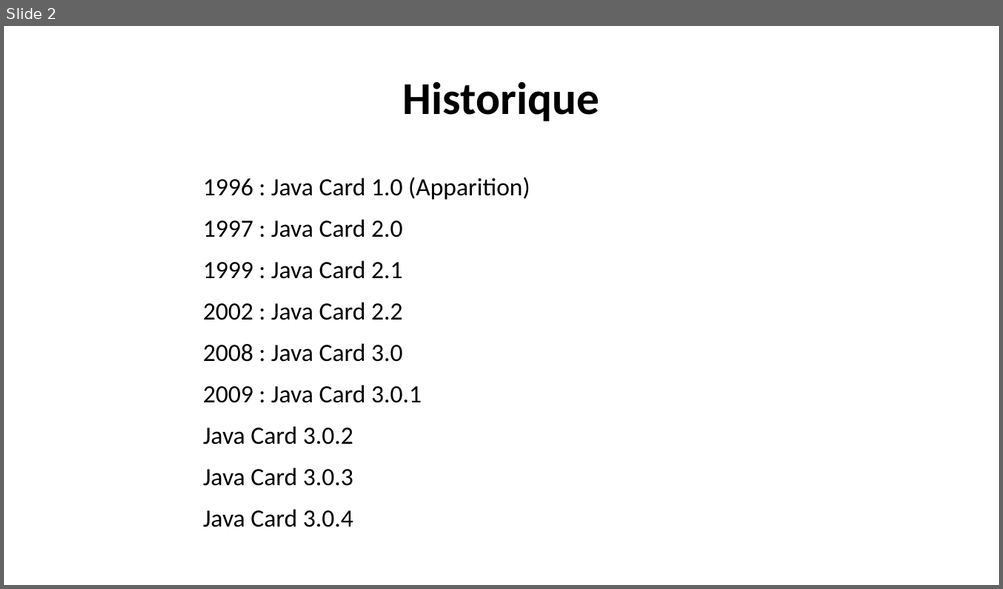
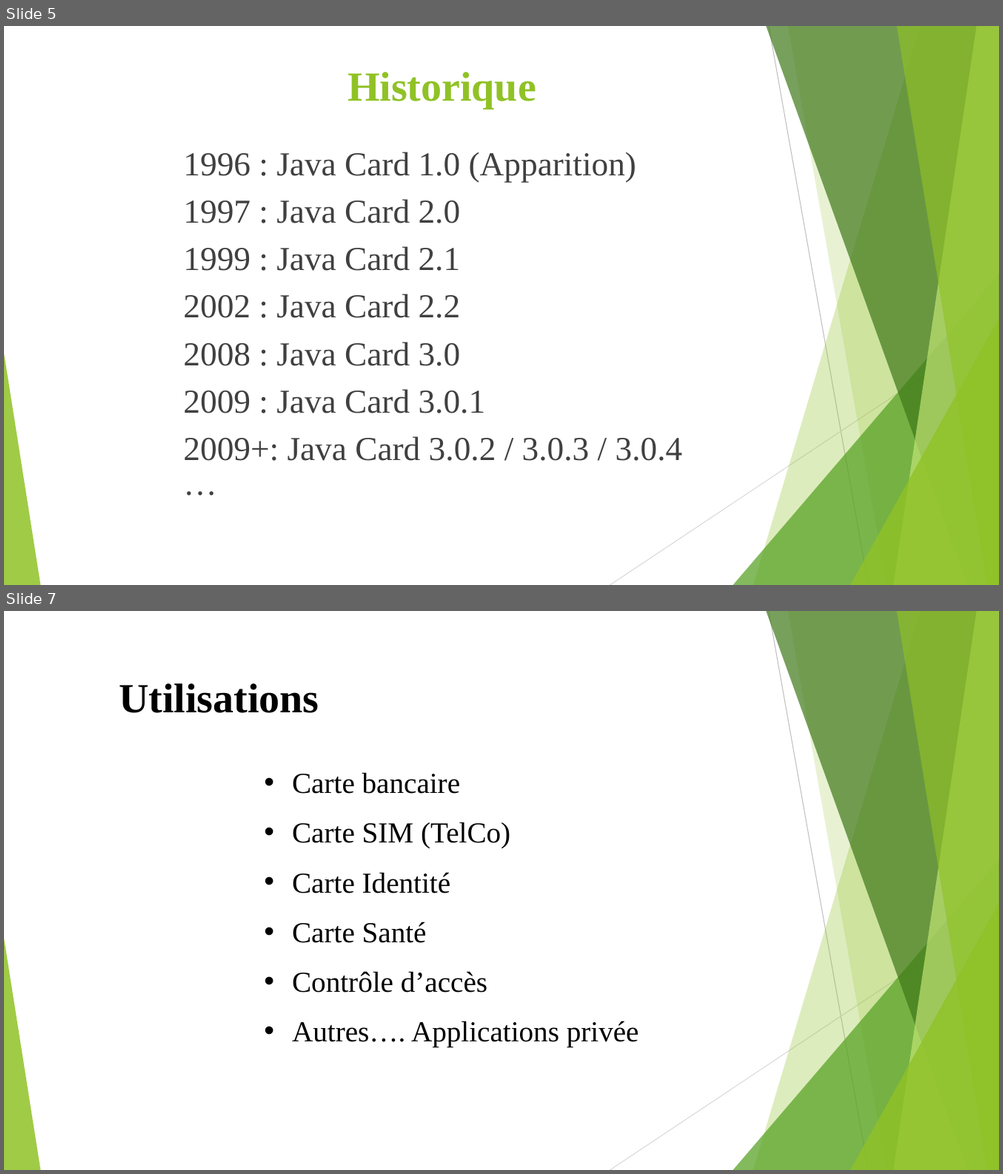
Before and after one commit to ElieKassis/Java-Card, a slide deck: Java.pptx. Shown one above the other, each under a label of ours: slide 2 before the commit, slides 5 and 7 after it; the slides between them are not shown. The pictures are 1003x589 and 1003x1174 pixels, drawn with LibreOffice and Linux fonts; fonts in the diff are those of the drawing. Boxes give left, top, right and bottom in pixels: in the first picture for what was removed or moved away, otherwise in the second. Text is boxed around its words. In the diff, an @@ line names an element or a change of style, - is before the commit and + after.

```diff
--- a/Java.pptx
+++ b/Java.pptx
@@ slide 7 added at [4,611,999,1170], background #FFFFFF; not listed: 10 template elements that a slide beside it also shows @@
@@ text added at [119,684,318,713], 40 pt, text #000000, bold @@
+Utilisations
@@ text added at [292,772,639,1048], 28 pt, text #000000 @@
+• Carte bancaire
+• Carte SIM (TelCo)
+• Carte Identité
+• Carte Santé
+• Contrôle d’accès
+• Autres…. Applications privée
@@ what was slide 2 is now slide 5 @@
@@ slide 5 changed as well @@
@@ title "Historique": place and size @@
-title "Historique" at [403,82,600,121]
+title "Historique" at [347,72,536,108]
@@ title "Historique" at [347,72,536,108]: size 44 to 40 pt, font Calibri to Times New Roman, text colour #000000 to #90C226; line spacing 0.9 to 1; vertical alignment middle to top @@
@@ text "1996 : Java Card 1.0 ...": place and size @@
-text "1996 : Java Card 1.0 ..." at [203,177,530,528]
+text "1996 : Java Card 1.0 ..." at [183,152,683,461]
@@ text at [183,152,637,414]: size 24 to 32.4 pt, font Calibri to Times New Roman, text colour #000000 to #404040 in "1996 : Java Card 1.0 (Apparition)", "1997 : Java Card 2.0", "1999 : Java Card 2.1", "2002 : Java Card 2.2" and 2 more places; line spacing 0.97 to 0.87 @@
@@ group added at [4,26,999,585]: 5 freeform shapes, 3 triangles, 2 lines @@
@@ text at [183,437,683,461]: text changed; size 24 to 32.4 pt; font Calibri to Times New Roman; text colour #000000 to #404040 @@
-Java Card 3.0.2
-Java Card 3.0.3
-Java Card 3.0.4
+2009+: Java Card 3.0.2 / 3.0.3 / 3.0.4 …
```
Also in this commit, not shown: 3 other slides changed, 13 other slides added, 2 slides removed.
